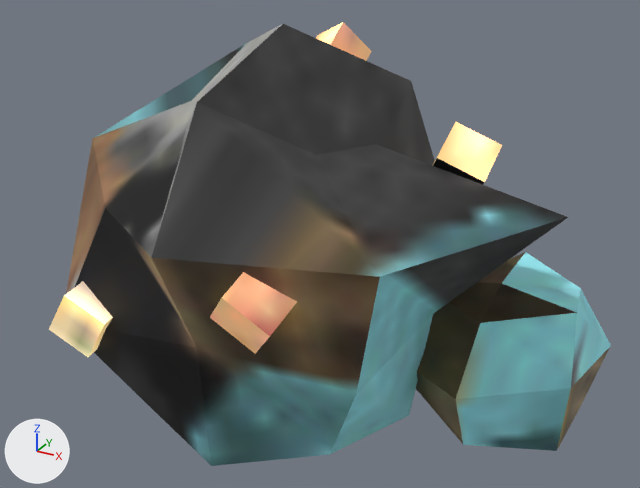
Before and after pictures for a commit that changed the FBX model Content/Assets/Locations/Loot/SM_Loot_Coal.fbx.
The view is the same before and after, from a 50 mm camera at (0.636, -1.053, 0.809) aimed at (0.042, 0.029, 0.268). The lights are fixed; the arrows at lower left show +X, +Y and +Z. The first picture is the older version. Objects named as collision shapes, trigger or cutter boxes, shadow casters or lower levels of detail are left out.

Names of what the first picture shows: 'SM_Loot_Coal'.
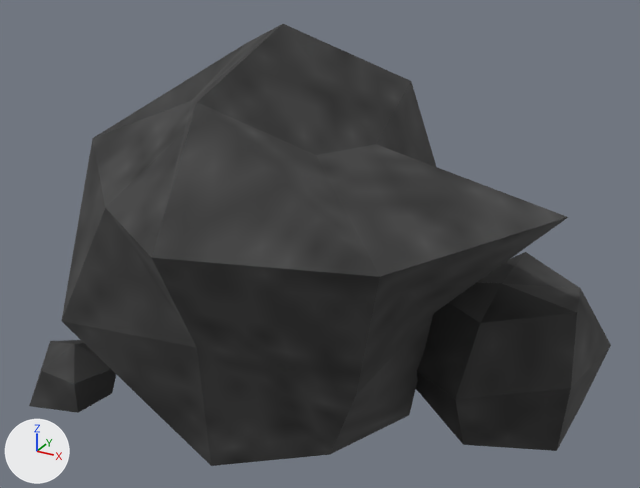
What differs and where, as boxes [x1, y1, x2, y2] in the pictures (640 x 488 px):
```json
{"object": "SM_Loot_Coal", "change": "reshaped", "before": [49, 22, 611, 466], "after": [29, 24, 611, 466]}
{"part": 1, "of": "me_sm_loot_coal", "change": "deleted", "before": [210, 272, 297, 354], "on screen": "beige"}
{"part": 2, "of": "me_sm_loot_coal", "change": "deleted", "before": [49, 281, 113, 357], "on screen": "beige"}
{"part": 3, "of": "me_sm_loot_coal", "change": "deleted", "before": [432, 122, 502, 185], "on screen": "beige"}
{"part": 4, "of": "me_sm_loot_coal", "change": "deleted", "before": [316, 22, 372, 61], "on screen": "beige"}
{"part": 5, "of": "me_sm_loot_coal", "change": "added", "after": [29, 340, 116, 413]}
{"part": 6, "of": "me_sm_loot_coal", "change": "surface changed", "before": [66, 24, 611, 466], "after": [66, 24, 611, 466]}
```

Edits to the scene script, one JSON object a line:
```json
{"block": "me_sm_loot_coal", "where": "# used by ob_sm_loot_coal; location = (0.0, 0.0, 0.0)"}
{"op": "remove", "block": "me_sm_loot_coal", "code": "me_sm_loot_coal.from_pydata(...)  # 86 vertices, 88 faces; spans x -0.41..0.456, y -0.321..0.381, z -0.014..0.598"}
{"op": "add", "block": "me_sm_loot_coal", "code": "me_sm_loot_coal.from_pydata(...)  # 66 vertices, 79 faces; spans x -0.41..0.456, y -0.31..0.381, z -0.014..0.598"}
{"block": "me_sm_loot_coal", "change": "me_sm_loot_coal part 1: the loose piece of 8 vertices spanning x 0.067..0.173, y -0.321..-0.219, z 0.261..0.379 is deleted"}
{"block": "me_sm_loot_coal", "change": "me_sm_loot_coal part 2: the loose piece of 8 vertices spanning x -0.253..-0.147, y -0.262..-0.178, z 0.152..0.248 is deleted"}
{"block": "me_sm_loot_coal", "change": "me_sm_loot_coal part 3: the loose piece of 8 vertices spanning x 0.203..0.297, y -0.003..0.103, z 0.362..0.478 is deleted"}
{"block": "me_sm_loot_coal", "change": "me_sm_loot_coal part 4: the loose piece of 8 vertices spanning x -0.098..-0.002, y 0.194..0.306, z 0.441..0.559 is deleted"}
{"block": "me_sm_loot_coal", "change": "me_sm_loot_coal part 5"}
{"block": "me_sm_loot_coal", "change": "12 vertices are added at x -0.357..-0.213, y -0.242..-0.108, z 0.01..0.11"}
{"block": "me_sm_loot_coal", "change": "15 new faces join them"}
{"block": "me_sm_loot_coal", "change": "me_sm_loot_coal part 6: 64 kept faces spanning x -0.41..0.456, y -0.31..0.381, z -0.014..0.598 get new texture (UV) coordinates"}
{"op": "remove", "block": "me_sm_loot_coal", "code": "me_sm_loot_coal.materials.append(mat_m_loot_glow)"}
```
